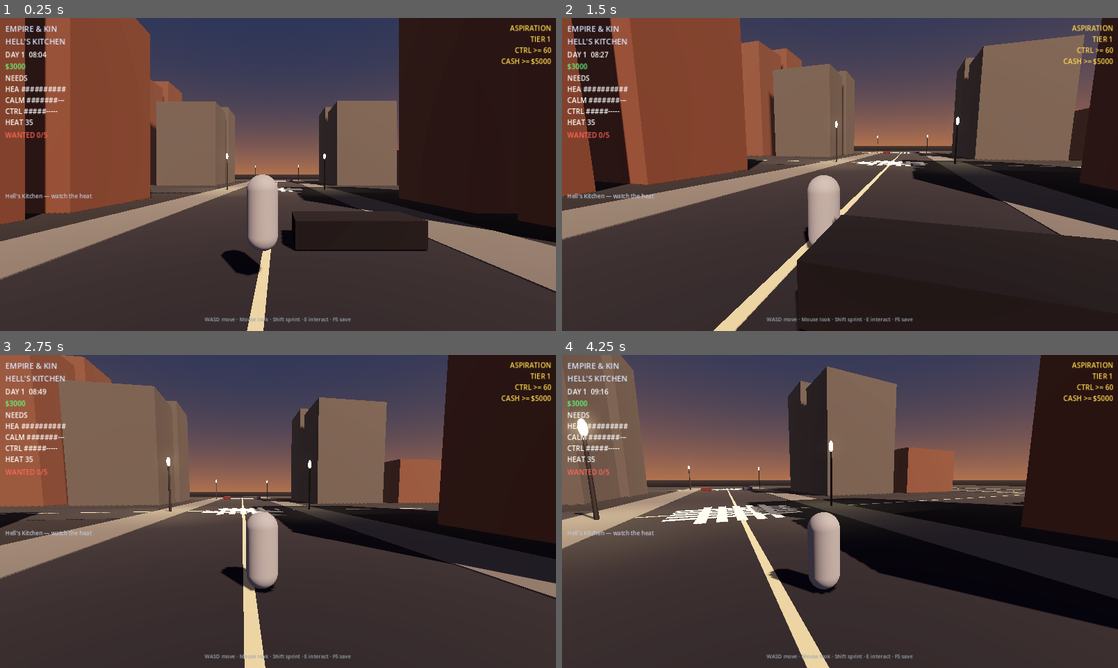
Above: before the commit, frames 1-4 (two rows, left to right).
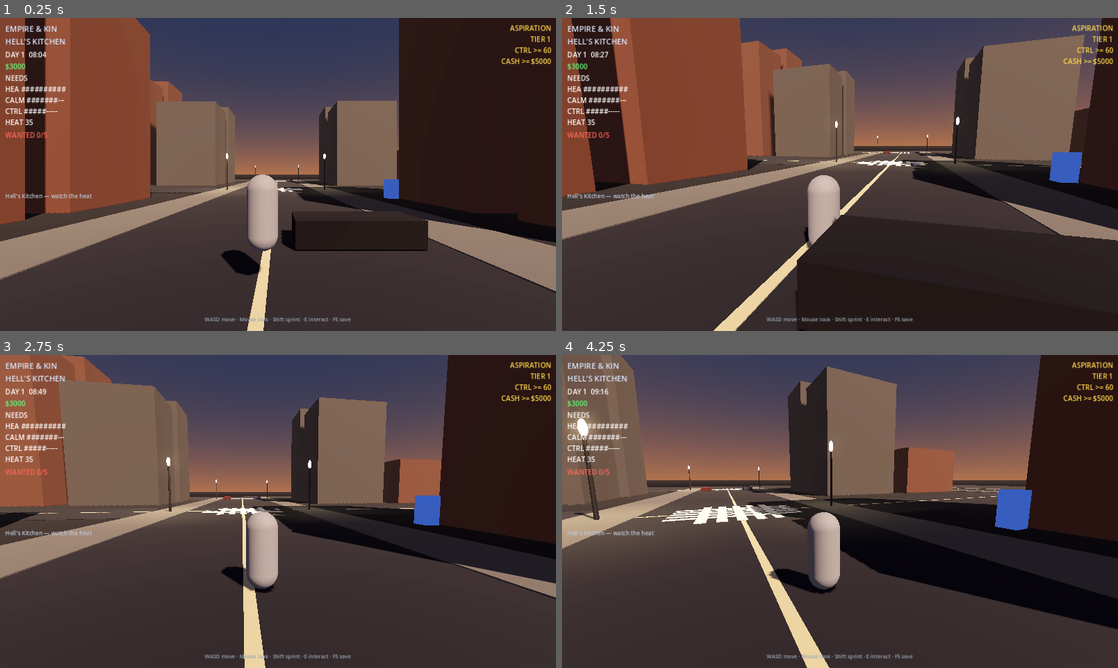
Above: after the commit, the same moments.

Repository: 5mil/empire-and-kin
Game: Godot game, scene res://scenes/main.tscn
Two runs of this game, one before a commit and one after it. Both use one fixed random seed, a clock stepped at 60 frames per second and the inputs below.
Inputs (mouse positions are in pixels of both pictures, inside the frame that each line leads up to):
- Up to frame 1 (0.25 s): no input
- Up to frame 2 (1.5 s): tap Enter at 0.5 s; move the mouse to (867, 174) at 0.52 s; hold E (interact) 0.53-1.28 s; hold W (move_forward) from 0.53 s (still down); move the mouse to (812, 174) at 1.27 s; tap 1 at 1.35 s
- Up to frame 3 (2.75 s): keep holding W (move_forward); move the mouse to (289, 505) at 2.02 s; tap 2 at 2.1 s
- Up to frame 4 (4.25 s): keep holding W (move_forward); move the mouse to (834, 517) at 2.77 s; tap E (interact) at 2.85 s; move the mouse to (878, 514) at 3.52 s; tap 1 at 3.6 s

The runs differ from the first frame. In frame 1, 0.2% of the frame differs, in the area x 69-72%, y 51-58%; in frame 2, 0.5%; in frame 3, 0.4%; in frame 4, 0.8%, in the area x 77-85%, y 42-56%.

Commit message:
godot: spawn extra job markers (protection + smuggling)

Diff:
--- a/godot/scripts/main.gd
+++ b/godot/scripts/main.gd
@@ -1,5 +1,5 @@
 extends Node3D
-## Main world — systems from BETA; art still temporary until OSM district.
+## Main world — BETA systems + Hell's Kitchen street slice.
 
 func _ready() -> void:
 	GameState.current_district_id = "hells_kitchen"
@@ -7,5 +7,46 @@
 		GameState.era_name(),
 		Districts.display_name(GameState.current_district_id),
 	])
-	print("[Empire & Kin] Zig freeze: branch BETA | map anchors: real NYC")
 	GameState.feed_line.emit("Hell's Kitchen — watch the heat")
+	_spawn_extra_jobs()
+
+func _spawn_extra_jobs() -> void:
+	# Protection job
+	var p := _make_job(Vector3(12, 1, -10), 1, 350)
+	add_child(p)
+	# Smuggling job
+	var s := _make_job(Vector3(-15, 1, 20), 2, 500)
+	add_child(s)
+
+func _make_job(pos: Vector3, kind: int, payout: int) -> Area3D:
+	var area := Area3D.new()
+	area.position = pos
+	area.collision_layer = 0
+	area.collision_mask = 2
+	area.monitoring = true
+	var script: Script = load("res://scripts/job_marker.gd")
+	area.set_script(script)
+	area.job_kind = kind
+	area.payout = payout
+	var col := CollisionShape3D.new()
+	var sphere := SphereShape3D.new()
+	sphere.radius = 2.5
+	col.shape = sphere
+	area.add_child(col)
+	var mesh_i := MeshInstance3D.new()
+	var box := BoxMesh.new()
+	box.size = Vector3(1, 2, 1)
+	mesh_i.mesh = box
+	var mat := StandardMaterial3D.new()
+	match kind:
+		1:
+			mat.albedo_color = Color(0.3, 0.5, 1.0)
+		2:
+			mat.albedo_color = Color(1.0, 0.7, 0.2)
+		_:
+			mat.albedo_color = Color(0.2, 0.9, 0.4)
+	mat.emission_enabled = true
+	mat.emission = mat.albedo_color * 0.5
+	mesh_i.material_override = mat
+	area.add_child(mesh_i)
+	return area
